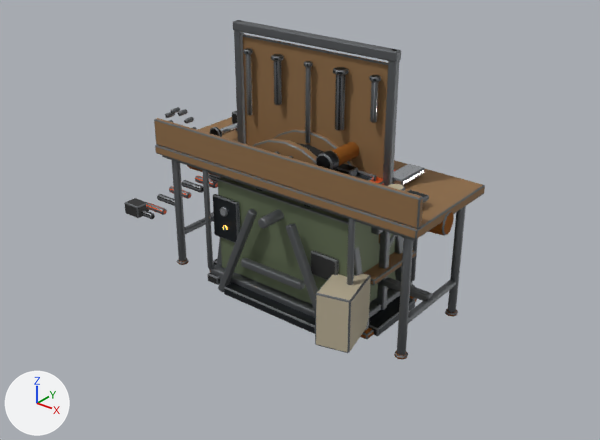
A saved change to the Blender file Assets/Game/Art/Models/_Source~/components/props/field_bench.blend.
Both versions are drawn from a 50 mm lens placed at (3.01, -3.87, 2.88), pointed at (-0.08, -0.01, 0.48). Every picture has the same lights, and +X, +Y and +Z are marked at lower left. The first picture is the older version. Mesh edges are drawn as thin lines on the coarser meshes.

Before the edit, the objects in view are built like this:
```python
ob_mesh_fieldbench_reel = bpy.data.objects.new('Mesh_FieldBench_Reel', me_mesh_fieldbench_reel)
ob_mesh_fieldbench_reel.location = (0.0, 0.0, 0.0)
ob_mesh_fieldbench_table = bpy.data.objects.new('Mesh_FieldBench_Table', me_mesh_fieldbench_table)
ob_mesh_fieldbench_table.location = (0.0, 0.0, 0.0)
ob_mesh_fieldbench_toolrack = bpy.data.objects.new('Mesh_FieldBench_ToolRack', me_mesh_fieldbench_toolrack)
ob_mesh_fieldbench_toolrack.location = (0.0, 0.0, 0.0)
# also in view: 'Mesh_FieldBench_Generator' at (0.02, -0.1, 0.57); 'Mesh_FieldBench_Sawhorse' at (0.1, 0.04, 0.46)
```
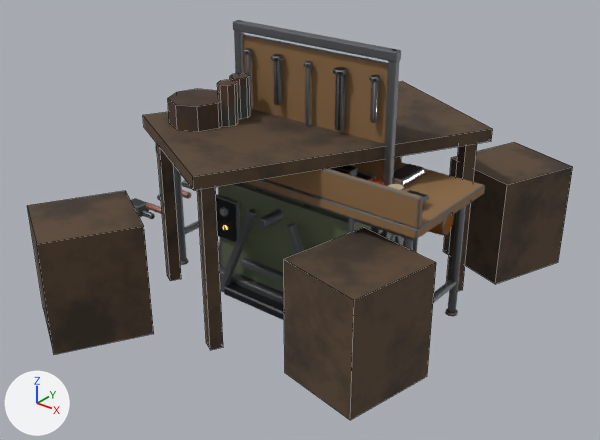
Changed parts and their boxes (x1, y1, x2, y2) in the pictures (600 x 440 px):
'Mesh_FieldBench_TableStools', added (brown): after (27, 73, 573, 420)
    faces in mat_mat_sattower_int_timber: (27, 81, 573, 420)
    faces in mat_mat_sattower_int_ruststeel: (168, 89, 222, 132)
    faces in mat_mat_sattower_int_paintteal: (217, 73, 250, 126)

What changed in the scene script:
```text
Add mat_mat_sattower_int_ruststeel:
    mat_mat_sattower_int_ruststeel = bpy.data.materials.new('MAT_SatTower_Int_RustSteel')
    # nodes: BsdfPrincipled, OutputMaterial, TexCoord, TexNoise, ValToRGB
    # colours: brown #4b3729, dark grey #302924
Add mat_mat_sattower_int_timber:
    mat_mat_sattower_int_timber = bpy.data.materials.new('MAT_SatTower_Int_Timber')
    # nodes: BsdfPrincipled, OutputMaterial, TexCoord, TexNoise, ValToRGB
    # colours: brown #594532, brown #3c3027
Add mat_mat_sattower_int_paintteal:
    mat_mat_sattower_int_paintteal = bpy.data.materials.new('MAT_SatTower_Int_PaintTeal')
    # nodes: BsdfPrincipled, OutputMaterial, TexCoord, TexNoise, ValToRGB
    # colours: dark cyan #3c5250, brown #523827
Add me_mesh_fieldbench_tablestools:
    me_mesh_fieldbench_tablestools.from_pydata(...)  # 128 vertices, 88 faces; spans x -5.22..-2.87, y 0.53..3.68, z 4.59..6.01
    # faces by material slot: [48, 10, 30]
    me_mesh_fieldbench_tablestools.materials.append(mat_mat_sattower_int_timber)
    me_mesh_fieldbench_tablestools.materials.append(mat_mat_sattower_int_ruststeel)
    me_mesh_fieldbench_tablestools.materials.append(mat_mat_sattower_int_paintteal)
Add ob_mesh_fieldbench_tablestools:
    ob_mesh_fieldbench_tablestools = bpy.data.objects.new('Mesh_FieldBench_TableStools', me_mesh_fieldbench_tablestools)
    ob_mesh_fieldbench_tablestools.location = (4.042, -2.104, -4.59)
```
